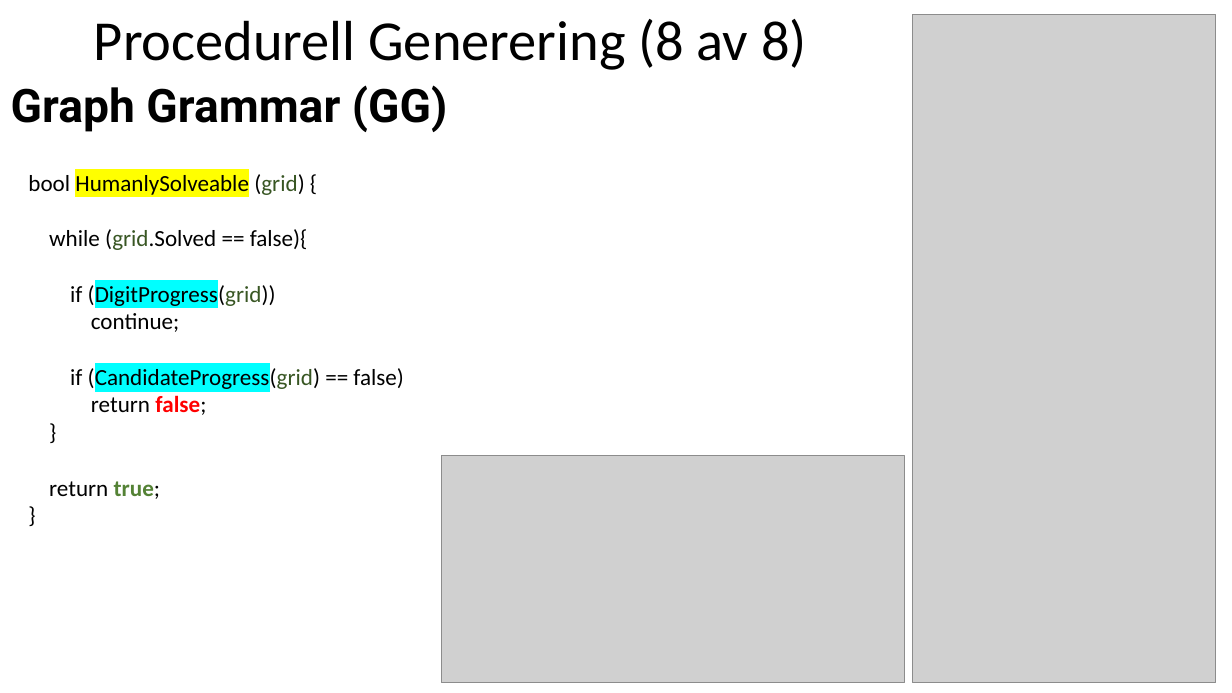
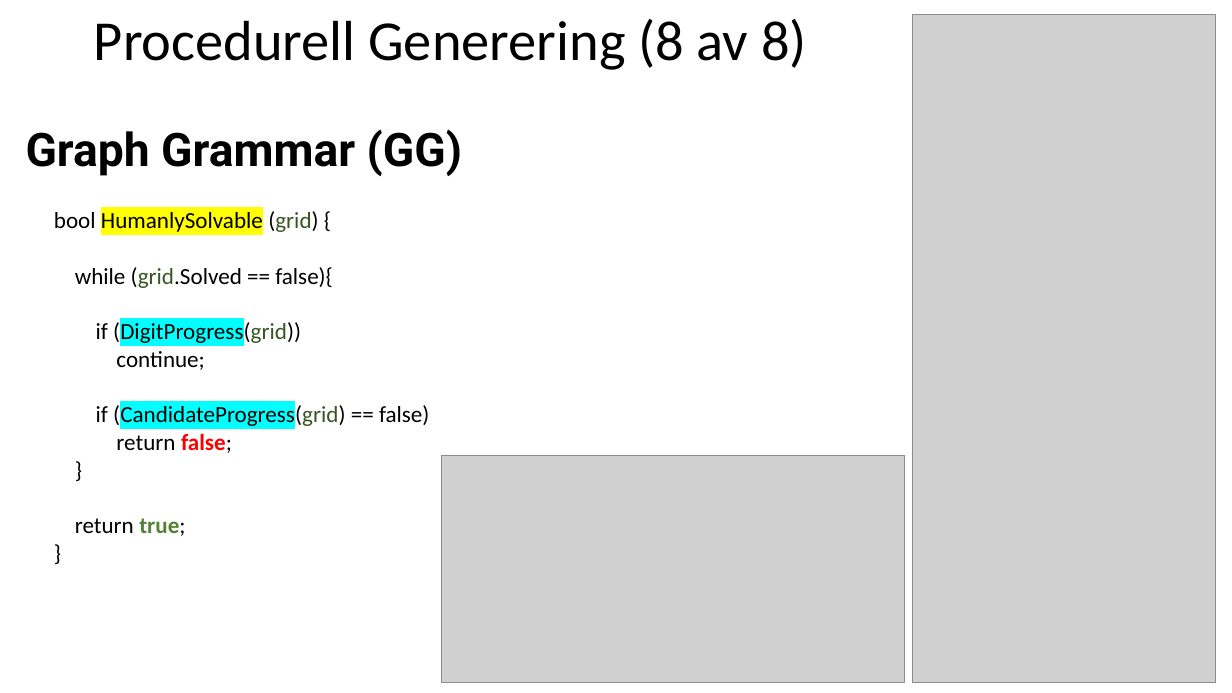
Before and after one commit to pythonpalle/sudoku, a slide deck: slide 11 of Procedurell_Generering_Prototyp.pptx. Drawn at 1232x693 pixels with LibreOffice and Linux fonts; fonts in the diff are those of the drawing; grey boxes stand for pictures. Boxes give left, top, right and bottom in pixels: in the first picture for what was removed or moved away, otherwise in the second. Text is boxed around its words. In the diff, an @@ line names an element or a change of style, - is before the commit and + after.

```diff
--- a/Procedurell_Generering_Prototyp.pptx
+++ b/Procedurell_Generering_Prototyp.pptx
@@ text "Graph Grammar (GG)": place and size @@
-text "Graph Grammar (GG)" at [11, 85, 447, 132]
+text "Graph Grammar (GG)" at [26, 129, 462, 176]
@@ text "bool HumanlySolvable (grid) {": place and size @@
-text "bool HumanlySolvable (grid) {" at [28, 174, 403, 499]
+text "bool HumanlySolvable (grid) {" at [54, 211, 429, 536]
@@ text at [54, 211, 318, 232]: text changed @@
-bool HumanlySolveable (grid) {
+bool HumanlySolvable (grid) {
```
Also in this commit, not shown: 7 other slides changed, 2 other files.
